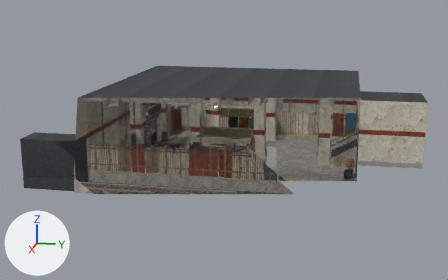
Before and after pictures for a commit that changed the FBX model Assets/DuckRails/Compound/SubwayTerminal/SubwayTerminal.fbx.
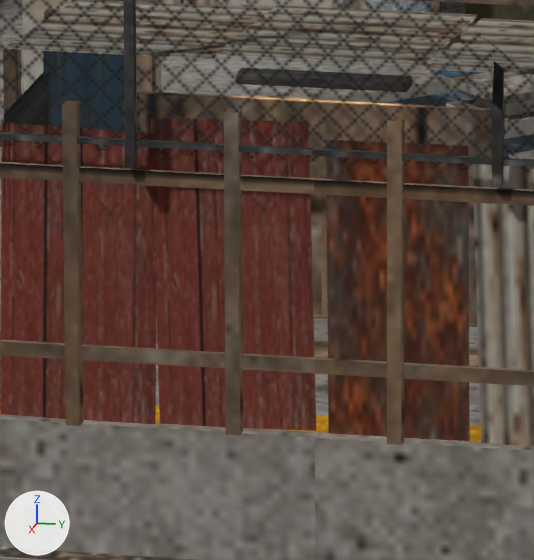
There are two pictures of each version: one whole from a 50 mm camera at (60.33, 10.84, 16.27) aimed at (0.71, -1.09, 1.36), one close up on the part from 42% to 53% of the width and 49% to 67% of the height. Every picture has the same lights, and +X, +Y and +Z are marked at lower left. The older version's two pictures come first. Everything nearer to the camera than a plane just in front of the edit is cut away. Where no turn or scale is listed for an object, it has been applied to the vertices. Vertices at exactly the same position are counted once.

The first close-up shows 'Fountain', 'Mesh_Fence', 'Side_Barricades', 'Station_Info', 'Supplies_Store', 'Terminal_Shell'.
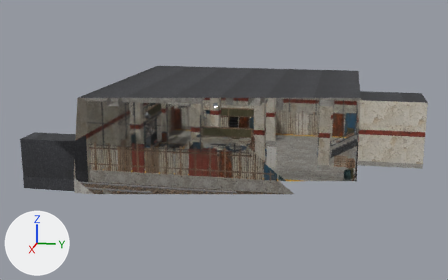
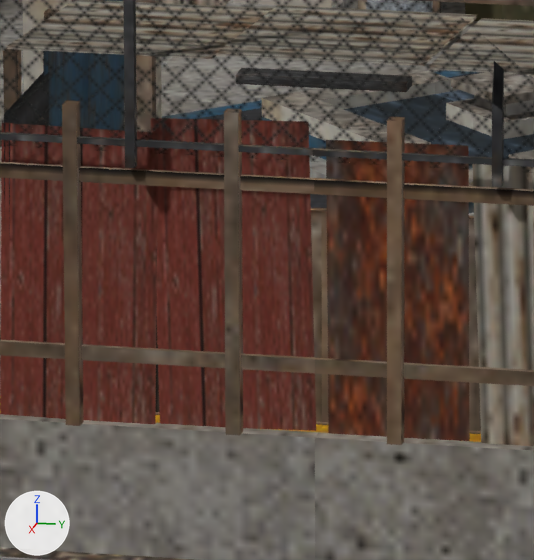
Where the change shows, as pixel boxes [x1, y1, x2, y2] in the close-ups (534 x 560 px):
'Station_Info', reshaped: before [0, 0, 534, 367]; after [0, 0, 534, 434]
part 1 of me_station_info, added: after [311, 208, 474, 219]
part 2 of me_station_info, rebuilt (mostly hidden afterwards): before [137, 91, 505, 327]; after [156, 210, 481, 434]
part 3 of me_station_info, deleted (mostly hidden): before [314, 341, 479, 367]

What changed in the scene script:
```text
Change me_station_info:
    used by ob_station_info; location = (0.0, 0.0, 0.0)
    remove me_station_info.from_pydata(...)  # 550 vertices, 229 faces; spans x 2.79..8.93, y -3.1..4.6, z -0.03..4.42
    add me_station_info.from_pydata(...)  # 503 vertices, 201 faces; spans x 2.79..8.93, y -3.1..4.6, z -0.03..4.42
    me_station_info part 1: the loose piece of 6 vertices spanning x 4.69..4.87, y -2.51..2.51, z 2.75..2.76 is copied, and the copy is scaled about its middle by (0.444, 0.598, 0.5), then moved by (3.98, 0.0, -0.91); it spans x 8.72..8.8, y -1.5..1.5, z 1.85
    me_station_info part 2: the loose piece of 12 vertices spanning x 8.72..8.8, y -1.5..1.5, z 0.95..2.75 is rebuilt with 11 vertices and now spans x 8.72..8.8, y -1.5..1.5, z 0.05..1.85
    me_station_info part 3: the loose piece of 24 vertices spanning x 7.85..8.3, y -1.2..1.2, z 0.4..0.47 is deleted
    other edits to the shape of me_station_info do not show in these pictures
```
